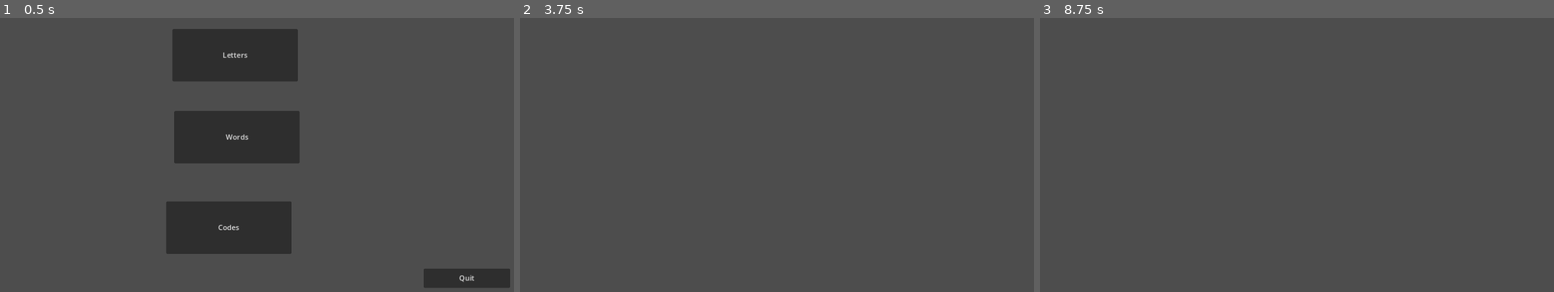
Above: before the commit, frames 1-3 (left to right).
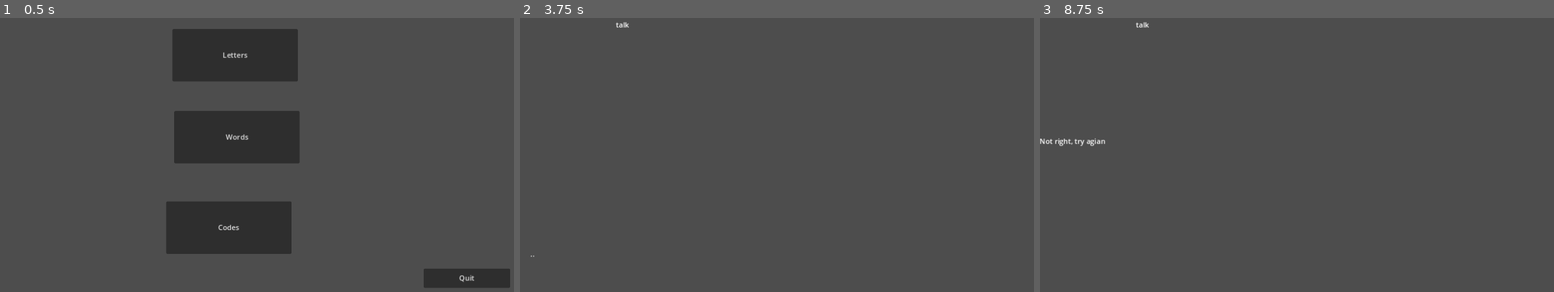
Above: after the commit, the same moments.

Repository: BearBait16/Lightnin_tapanin_game
Game: Godot game, scene res://main.tscn
Same seed, same stepped clock (60 frames per second), same inputs: the game is played once before the commit and once after it.
Inputs:
- Up to frame 1 (0.5 s): no input
- Up to frame 2 (3.75 s): click "Words" at 0.5 s; tap Enter at 1.25, 2.75 s; tap Space (space_down) at 2, 3.5 s; hold Space (space_down) 2.03-2.78 s
- Up to frame 3 (8.75 s): tap Enter at 4.25 s; hold Space (space_down) 4.28-6.53 s

Frame 1 is identical in both runs. In frame 2, less than 0.1% of the frame differs, in the area x 2-22%, y 1-88%; in frame 3, 0.2%, in the area x 0-22%, y 1-47%.

Commit message:
Graphics in place, NOT PERFECTED

Diff:
--- a/codes_game.gd
+++ b/codes_game.gd
@@ -15,9 +15,11 @@
 var alphabet = ["a", "b", "c", "d", "e", "f", "g", "h", "i", "j", "k", "l", "m", "n", "o", "p", "q", "r", "s", "t", "u", "v", "w", "x", "y", "z"]
 var alph_index = 0
 var morse_check = get_morse(codes.keys()[alph_index])
+var word = codes.keys()[alph_index]
 
 func _ready():
 	print(morse_check)
+	$Word.text = word
 	#for letter in morse_matching
 
 func _process(delta):
@@ -30,7 +32,9 @@
 			pause_time = 0
 			#morse_input = ""
 		elif pause_time > threshold*.01:
-			print("Waited to Long")
+			$Right_and_Wrong.text = "Waited to Long"
+			$Input.text = ""
+			$Sentance_break.text = ""
 			reset()
 
 
@@ -52,22 +56,29 @@
 		morse_input += "."
 	else:
 		morse_input += "-"
-	print(morse_input)
+	$Input.text = morse_input
+	$Right_and_Wrong.text = ""
 
 func check_input():
 
 		if morse_input.length() < morse_check.length():
-			print("check")
+			$Sentance_break.text = "check"
 			if morse_input != morse_check.substr(0, morse_input.length()):
-				print("Not right, try agian")
+				$Right_and_Wrong.text = "Not right, try agian"
 				reset()
 		elif morse_input == morse_check:
-			print("Nice! Onto the next one")
+			$Right_and_Wrong.text = "Nice! Onto the next one"
+			$Input.text = ""
+			$Sentance_break.text = ""
 			alph_index += 1
-			morse_check = get_morse(codes.keys()[alph_index])
+			word = codes.keys()[alph_index]
+			morse_check = get_morse(word)
+			$Word.text = word
 			reset()
 		else:
-			print("Wrong try again")
+			$Right_and_Wrong.text = "Wrong try again"
+			$Input.text = ""
+			$Sentance_break.text = ""
 			reset()
 
 func get_morse(sequence):
--- a/codes_game.tscn
+++ b/codes_game.tscn
@@ -4,3 +4,27 @@
 
 [node name="Codes_game" type="Node2D"]
 script = ExtResource("1_8jlsa")
+
+[node name="Right_and_Wrong" type="Label" parent="."]
+offset_left = 60.0
+offset_top = 182.0
+offset_right = 988.0
+offset_bottom = 311.0
+
+[node name="Word" type="Label" parent="."]
+offset_left = 124.0
+offset_top = 61.0
+offset_right = 926.0
+offset_bottom = 149.0
+
+[node name="Input" type="Label" parent="."]
+offset_left = 172.0
+offset_top = 551.0
+offset_right = 958.0
+offset_bottom = 637.0
+
+[node name="Sentance_break" type="Label" parent="."]
+offset_left = 454.0
+offset_top = 317.0
+offset_right = 653.0
+offset_bottom = 396.0
--- a/letters_game.gd
+++ b/letters_game.gd
@@ -8,7 +8,7 @@
 var start_time = 0.0
 var end_time = 0.0
 var duration = 0.0
-var threshold:float = 80
+var threshold:float = 200
 var morse_matching = {"a": ".-","b": "-...","c": "-.-.","d": "-..","e": ".","f": "..-.","g": "--.","h": "....","i": ".. …(193 unchanged characters)…
 var pause_time = 0
 var pressing = true
@@ -57,7 +57,6 @@
 			end_counter += 1
 			if end_counter == 26:
 				$Control/Output.text = "Congratulations!"
-				await(get_tree().create_timer(5))
 				change_scene()
 			$Control/Output.text = "Nice! Onto the next one"
 			alph_index += 1
--- a/words_game.gd
+++ b/words_game.gd
@@ -20,6 +20,7 @@
 func _ready():
 	print(morse_check)
 	print(word)
+	$Output_word.text = word
 	#for letter in morse_matching
 
 func _process(delta):
@@ -32,7 +33,7 @@
 			pause_time = 0
 			#morse_input = ""
 		elif pause_time > threshold*.01:
-			print("Waited to Long")
+			$Output_word.text = "Waited to Long"
 			reset()
 
 
@@ -54,22 +55,29 @@
 		morse_input += "."
 	else:
 		morse_input += "-"
-	print(morse_input)
+	$Input.text = morse_input
+	$Break_space.text = ""
 
 func check_input():
 
 		if morse_input.length() < morse_check.length():
-			print("check")
-			if morse_input != morse_check.substr(0, morse_input.length()):
-				print("Not right, try agian")
+			$Break_space.text = "Continue"
+			if morse_input !=morse_check.substr(0,morse_input.length()):
+				$Right_and_Wrong.text = "Not right, try agian"
+				$Input.text = ""
+				$Break_space.text = ""
 				reset()
 		elif morse_input == morse_check:
-			print("Nice! Onto the next one")
+			$Right_and_Wrong.text = "Nice! Onto the next one"
+			$Input.text = ""
+			$Break_space.text = ""
 			word = words.pick_random()
 			morse_check = get_morse(word)
 			reset()
 		else:
-			print("Wrong try again")
+			$Right_and_Wrong.text = "Wrong try again"
+			$Input.text = ""
+			$Break_space.text = ""
 			reset()
 
 func get_morse(sequence):
--- a/words_game.tscn
+++ b/words_game.tscn
@@ -4,3 +4,27 @@
 
 [node name="Words_game" type="Node2D"]
 script = ExtResource("1_re1l1")
+
+[node name="Output_word" type="Label" parent="."]
+offset_left = 214.0
+offset_top = 34.0
+offset_right = 986.0
+offset_bottom = 189.0
+
+[node name="Input" type="Label" parent="."]
+offset_left = 23.0
+offset_top = 546.0
+offset_right = 1144.0
+offset_bottom = 639.0
+
+[node name="Break_space" type="Label" parent="."]
+offset_left = 489.0
+offset_top = 292.0
+offset_right = 736.0
+offset_bottom = 396.0
+
+[node name="Right_and_Wrong" type="Label" parent="."]
+offset_left = -1.0
+offset_top = 294.0
+offset_right = 524.0
+offset_bottom = 414.0
